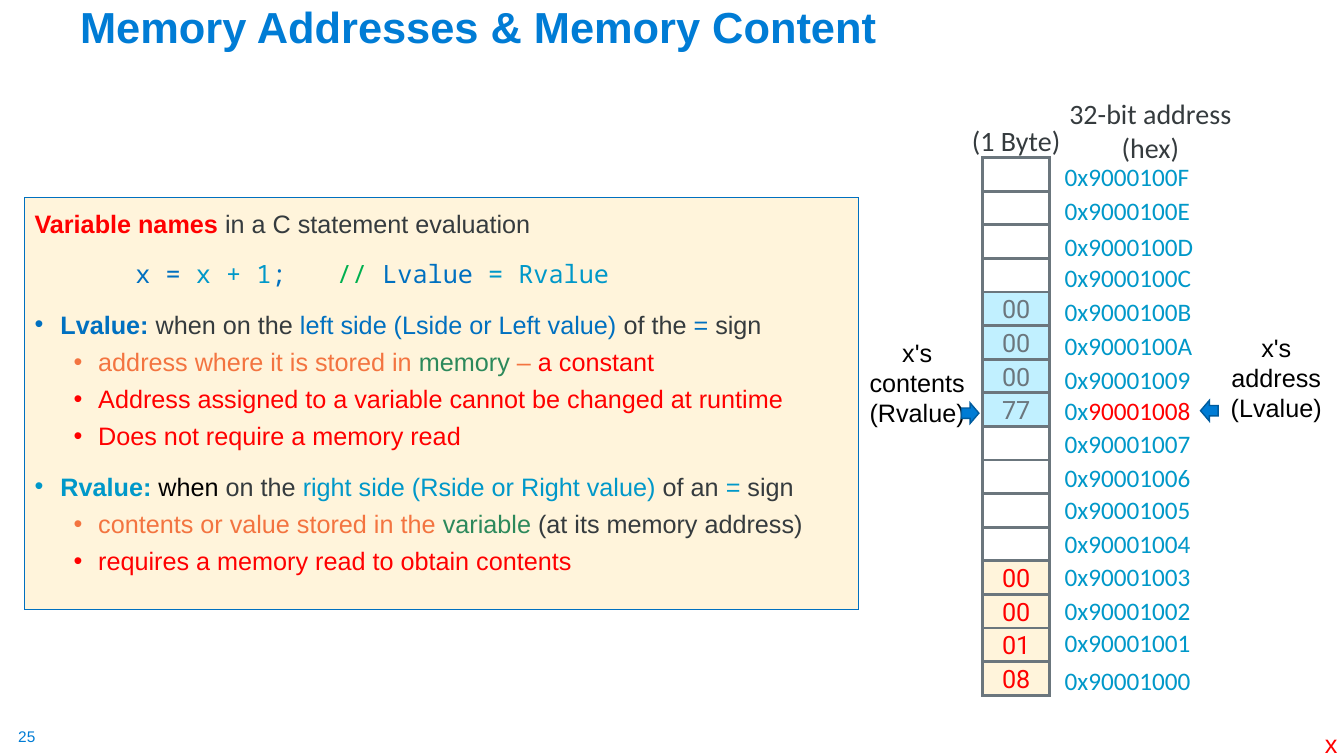
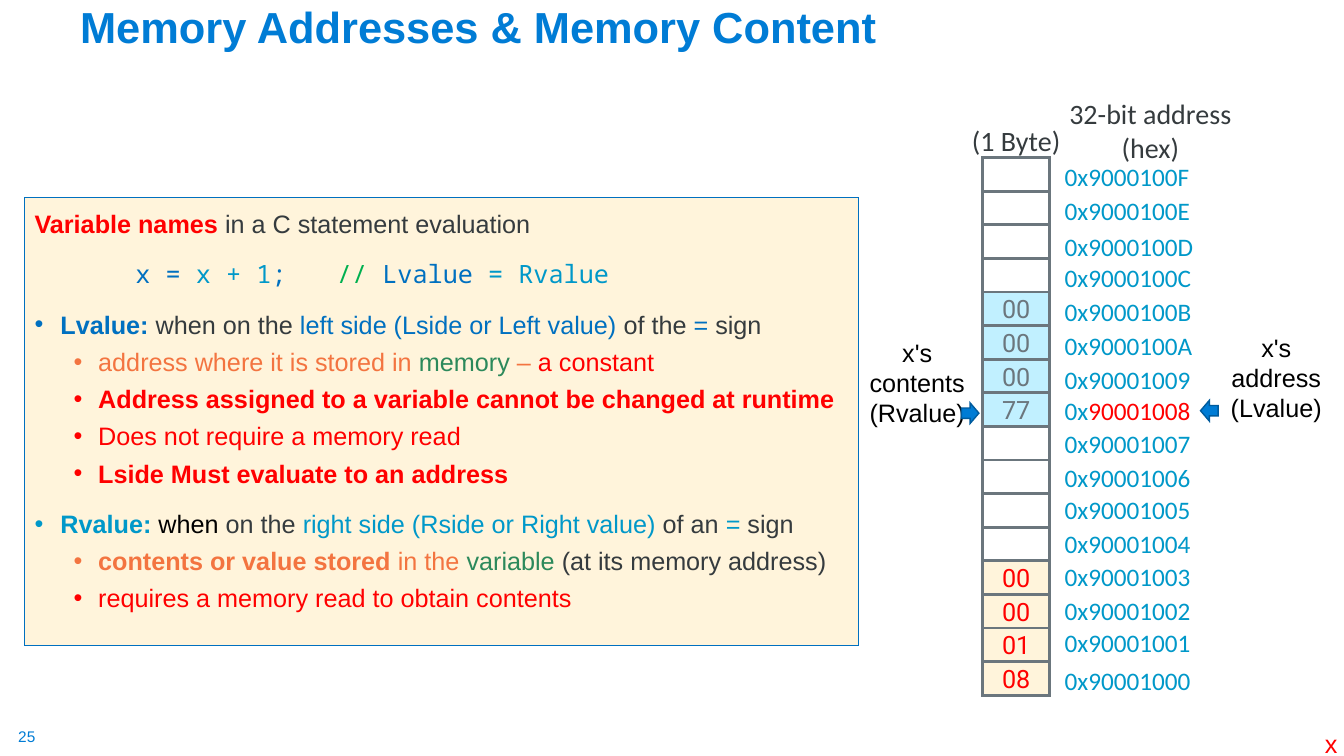
Before and after one commit to cse30-sp24/Muller-Slides, a slide deck: slide 25 of Lecture-5.pptx. Drawn at 1344x756 pixels with LibreOffice and Linux fonts; fonts in the diff are those of the drawing. Boxes give left, top, right and bottom in pixels: in the first picture for what was removed or moved away, otherwise in the second. Text is boxed around its words. In the diff, an @@ line names an element or a change of style, - is before the commit and + after.

```diff
--- a/Lecture-5.pptx
+++ b/Lecture-5.pptx
@@ text "Variable names in a C ...": place and size @@
-text "Variable names in a C ..." at [24, 198, 859, 610]
+text "Variable names in a C ..." at [24, 198, 859, 645]
@@ text at [98, 389, 834, 576]: bold on in "Address assigned to a variable cannot be ...", "contents or value stored" @@
@@ text at [98, 464, 509, 484]: paragraph added @@
+  • Lside Must evaluate to an address
```
Also in this commit, not shown: 7 other slides changed, 23 slides removed, 1 other file.
